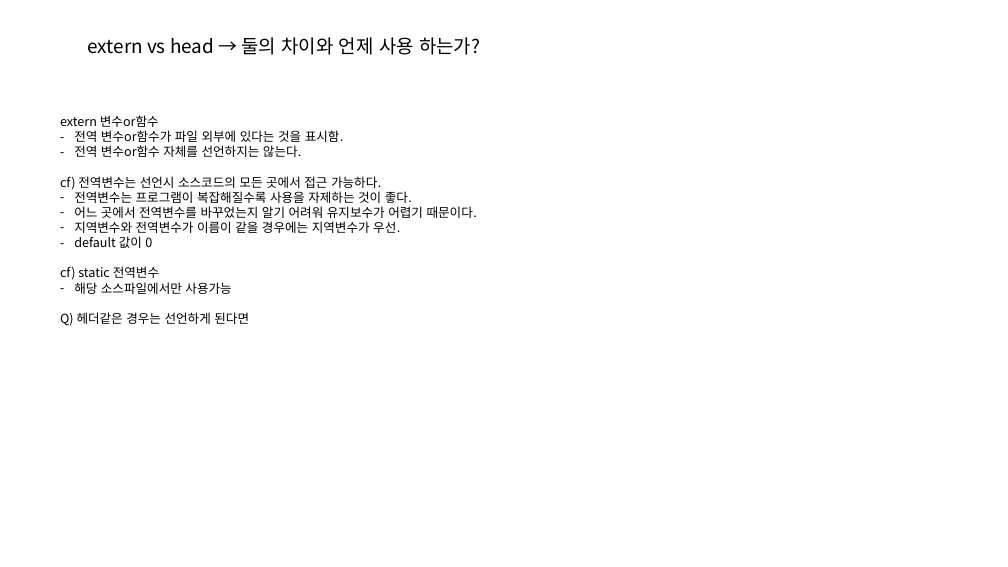
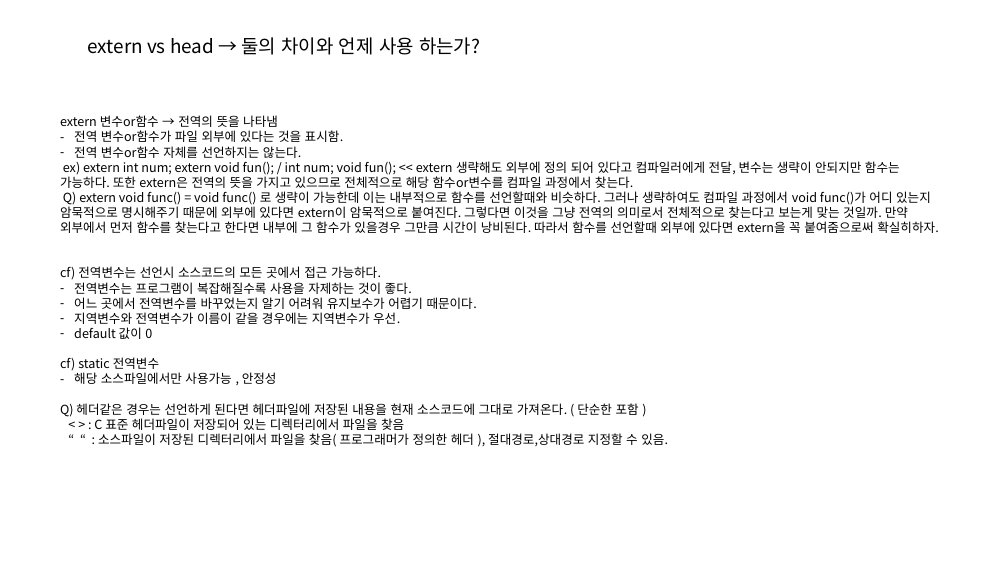
Before and after one commit to sejjun/darkent-with-C, a slide deck: slide 5 of darknet_withC.pptx. Drawn at 1008x567 pixels with LibreOffice and Linux fonts; fonts in the diff are those of the drawing. Boxes give left, top, right and bottom in pixels: in the first picture for what was removed or moved away, otherwise in the second. Text is boxed around its words. In the diff, an @@ line names an element or a change of style, - is before the commit and + after.

Commit message:
extern update

```diff
--- a/darknet_withC.pptx
+++ b/darknet_withC.pptx
@@ text at [60,115,278,127]: text changed @@
-extern 변수or함수
+extern 변수or함수 → 전역의 뜻을 나타냄
@@ text at [60,161,939,233]: paragraphs added @@
+ex) extern int num; extern void fun(); / int num; void fun(); << extern 생략해도 외부에 정의 되어 있다고 컴파일러에게 전달, 변수는 생략이 안되지만 함수는 가능하다. 또한 extern은 전역의 뜻을 가지고 있으므로 전체적으로 해당 함수or변수를 컴파일 과정에서 찾는다.
+Q) extern void func() = void func() 로 생략이 가능한데 이는 내부적으로 함수를 선언할때와 비슷하다. 그러나 생략하여도 컴파일 과정에서 void func()가 어디 있는지 암묵적으로 명시해주기 때문에 외부에 있다면 extern이 암묵적으로 붙여진다. 그렇다면 이것을 그냥 전역의 의미로서 전체적으로 찾는다고 보는게 맞는 것일까. 만약 외부에서 먼저 함수를 찾는다고 한다면 내부에 그 함수가 있을경우 그만큼 시간이 낭비된다. 따라서 함수를 선언할때 외부에 있다면 extern을 꼭 붙여줌으로써 확실히하자.
@@ text at [60,372,668,447]: text changed @@
-– 해당 소스파일에서만 사용가능
-Q) 헤더같은 경우는 선언하게 된다면
+– 해당 소스파일에서만 사용가능 , 안정성
+Q) 헤더같은 경우는 선언하게 된다면 헤더파일에 저장된 내용을 현재 소스코드에 그대로 가져온다. ( 단순한 포함 )
+< > : C 표준 헤더파일이 저장되어 있는 디렉터리에서 파일을 찾음
+“ “ : 소스파일이 저장된 디렉터리에서 파일을 찾음( 프로그래머가 정의한 헤더 ), 절대경로,상대경로 지정할 수 있음.
```
